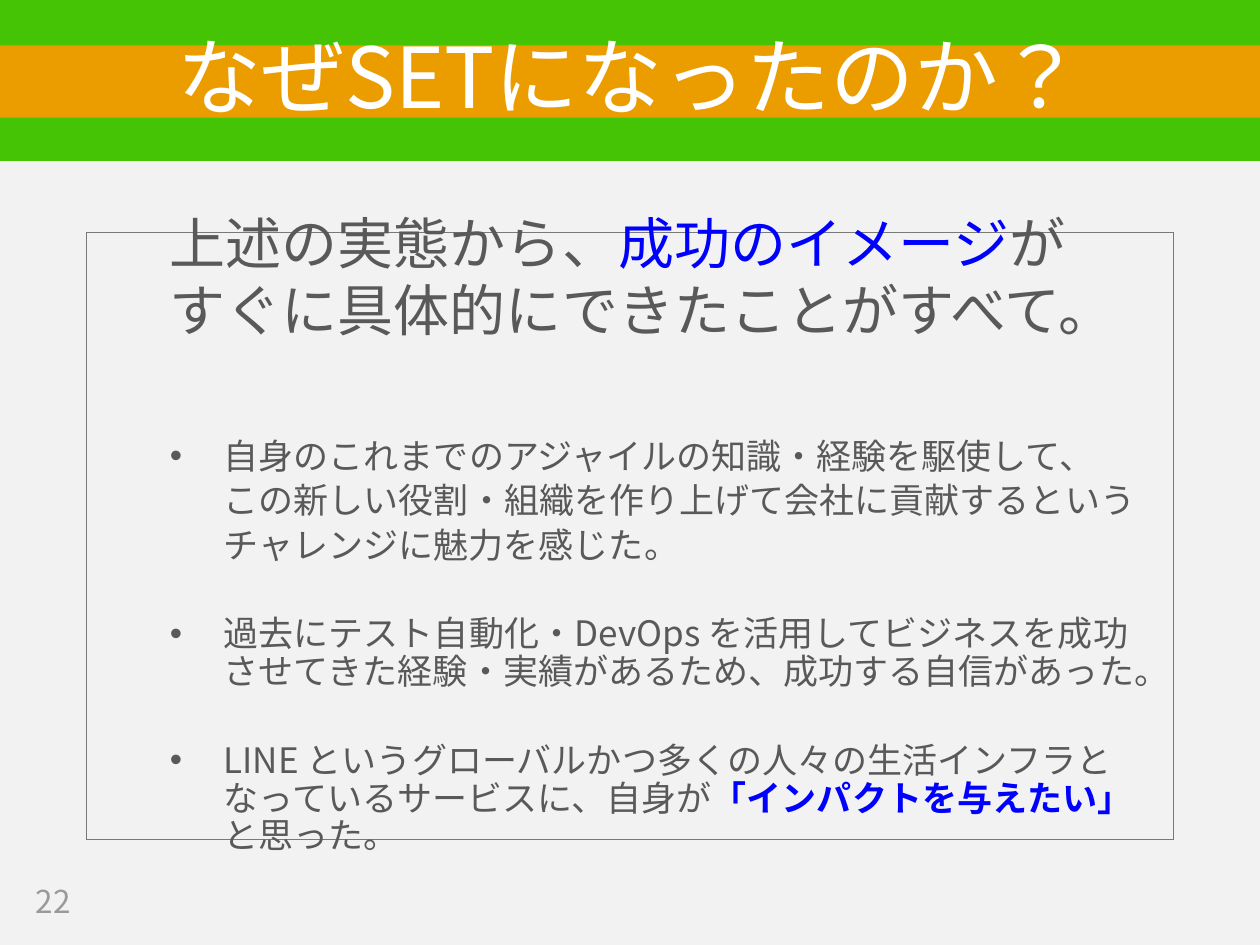
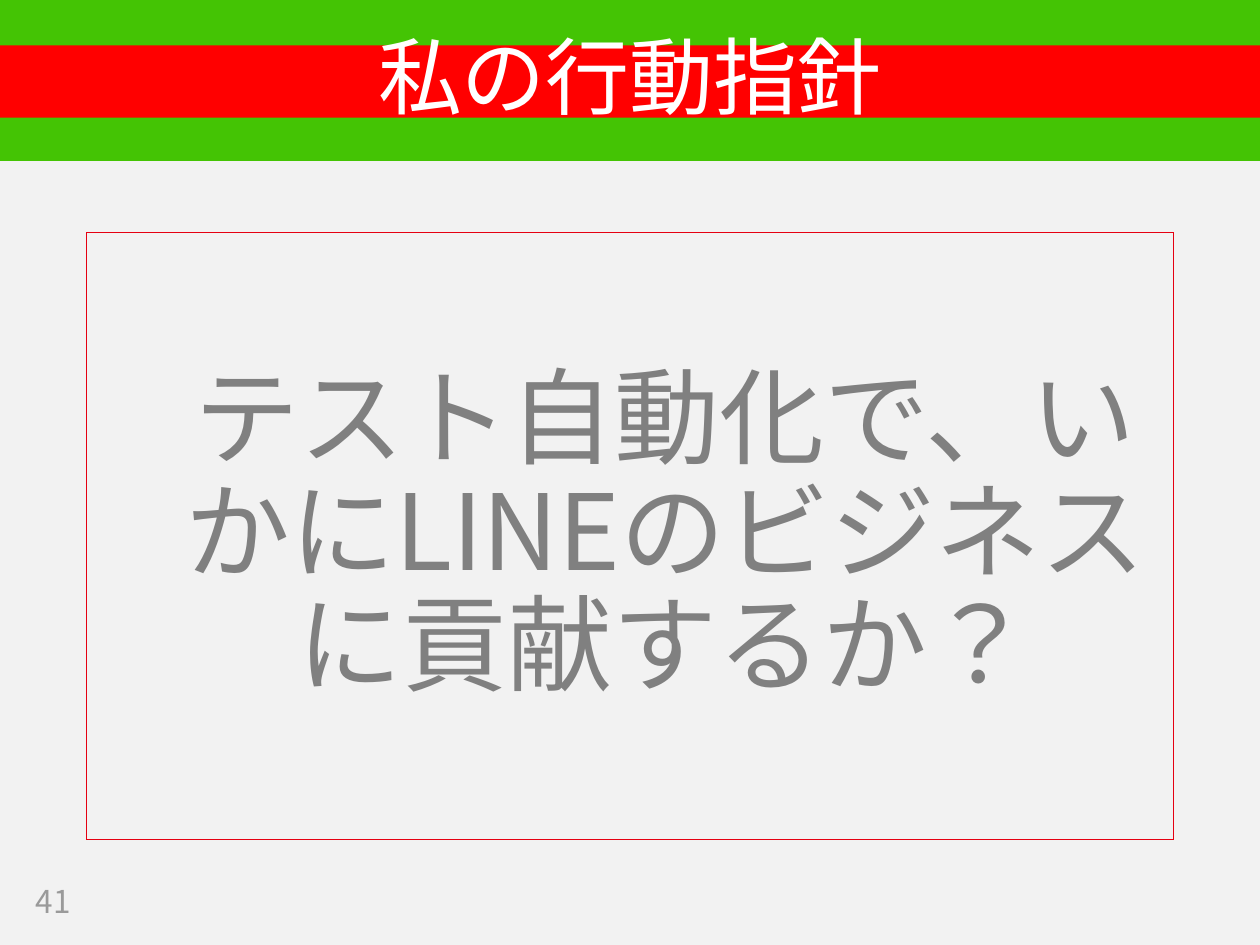
Before and after one commit to hageyahhoo/RSGT2018, a slide deck: slide 41 of SET_PO_ja.pptx (slide 22 before the commit). Drawn at 1260x945 pixels with LibreOffice and Linux fonts; fonts in the diff are those of the drawing. Boxes give left, top, right and bottom in pixels: in the first picture for what was removed or moved away, otherwise in the second. Text is boxed around its words. In the diff, an @@ line names an element or a change of style, - is before the commit and + after.

```diff
--- a/SET_PO_ja.pptx
+++ b/SET_PO_ja.pptx
@@ title "私の行動指針" at (0,45,1260,117): fill #EB9D00 to #FF0000 @@
@@ title at (378,23,882,129): text changed @@
-なぜSETになったのか？
+私の行動指針
@@ text "テスト自動化で、いかにLINEのビジネスに貢献するか？" at (87,233,1173,840): outline #797979 0.75 pt to #E50012 0.75 pt @@
@@ text at (185,368,1146,596): text changed; size 20 to 60 pt; text colour #595959 to #808080 @@
-  上述の実態から、成功のイメージが
-  すぐに具体的にできたことがすべて。
-  • 自身のこれまでのアジャイルの知識・経験を駆使して、
-  この新しい役割・組織を作り上げて会社に貢献するという
-  チャレンジに魅力を感じた。
-  • 過去にテスト自動化・DevOps を活用してビジネスを成功させてきた経験・実績があるため、成功する自信があった。
-  • LINE というグローバルかつ多くの人々の生活インフラとなっているサービスに、自身が「インパクトを与えたい」と思った。
+  テスト自動化で、いかにLINEのビジネスに貢献するか？
@@ page number at (36,890,71,913): text changed @@
-22
+41
```
Also in this commit, not shown: 12 other slides changed, 6 slides added, 17 slides removed.
